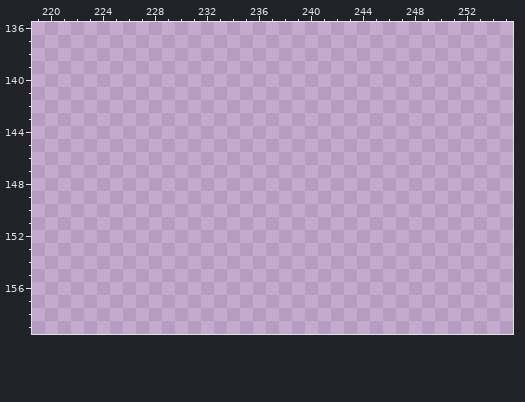
Two states of a pixel-art file, art/source/props/store-decor.aseprite. Above, as it was before the edit.
256x160 pixels, 1 frame. Shown: x 219..255, y 136..159.
The result:
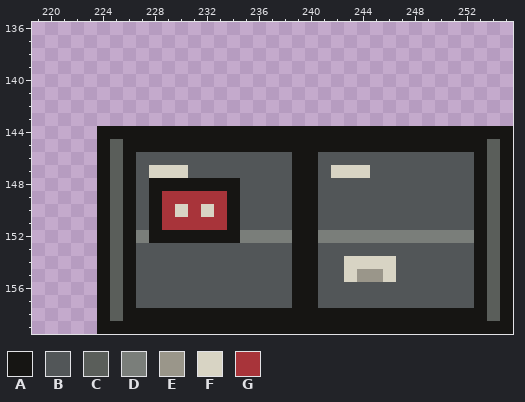
Palette (. is transparent): A #161513  B #525658  C #5a5e5a  D #7a7e7a  E #9a968a  F #d8d4c4  G #a8343a
From old to new:
Changed rows in their new state; - is an unchanged pixel.
first column x 224:
144 AAAAAAAAAAAAAAAAAAAAAAAAAAAAAAAA
145 ACAAAAAAAAAAAAAAAAAAAAAAAAAAAACA
146 ACABBBBBBBBBBBBAABBBBBBBBBBBBACA
147 ACABFFFBBBBBBBBAABFFFBBBBBBBBACA
148 ACABAAAAAAABBBBAABBBBBBBBBBBBACA
149 ACABAGGGGGABBBBAABBBBBBBBBBBBACA
150 ACABAGFGFGABBBBAABBBBBBBBBBBBACA
151 ACABAGGGGGABBBBAABBBBBBBBBBBBACA
152 ACADAAAAAAADDDDAADDDDDDDDDDDDACA
153 ACABBBBBBBBBBBBAABBBBBBBBBBBBACA
154 ACABBBBBBBBBBBBAABBFFFFBBBBBBACA
155 ACABBBBBBBBBBBBAABBFEEFBBBBBBACA
156 ACABBBBBBBBBBBBAABBBBBBBBBBBBACA
157 ACABBBBBBBBBBBBAABBBBBBBBBBBBACA
158 ACAAAAAAAAAAAAAAAAAAAAAAAAAAAACA
159 AAAAAAAAAAAAAAAAAAAAAAAAAAAAAAAA
Boxes around the changes in both pictures, in picture pixels (x1, y1, x2, y2):
added: (97, 126, 513, 334)
